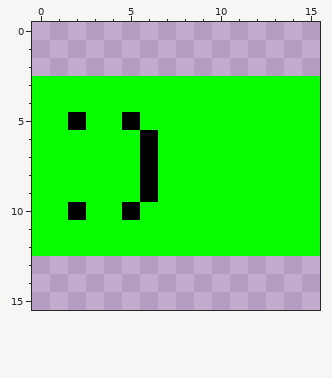
File history of a pixel-art sprite, Server/Assets/Sprites/Jonesy.png. Above: the version before the commit.
The file is 256x256 pixels, drawn in blocks of 16x16; one block is one cell here.
After the commit:
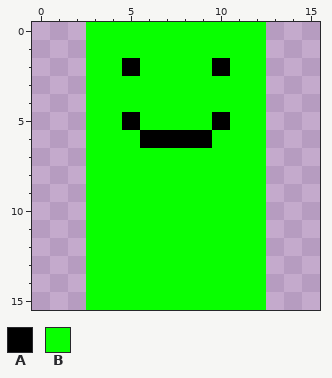
Palette (. is transparent): A #000000  B #08ff00
Edits made:
Colour A now appears in row 2 at x 5 and 10.
The author changed colour B to colour A in row 5 at x 10; in row 6 at x 7 to 9.
Colour B now appears in rows 0 to 1 at x 3 to 12; in row 2 at x 3 to 4, 6 to 9 and 11 to 12; in rows 13 to 15 at x 3 to 12.
The author changed colour A to colour B in rows 7 to 9 at x 6; in row 10 at x 5.
Colour A is removed in row 5 at x 2; in row 10 at x 2.
Colour B is removed in rows 3 to 4 at x 0 to 2 and 13 to 15; in row 5 at x 0 to 1 and 13 to 15; in rows 6 to 9 at x 0 to 2 and 13 to 15; in row 10 at x 0 to 1 and 13 to 15; in rows 11 to 12 at x 0 to 2 and 13 to 15.
Pixel boxes of the changes (left, top, right, bottom) in both pictures:
changed: (32, 22, 320, 310)
